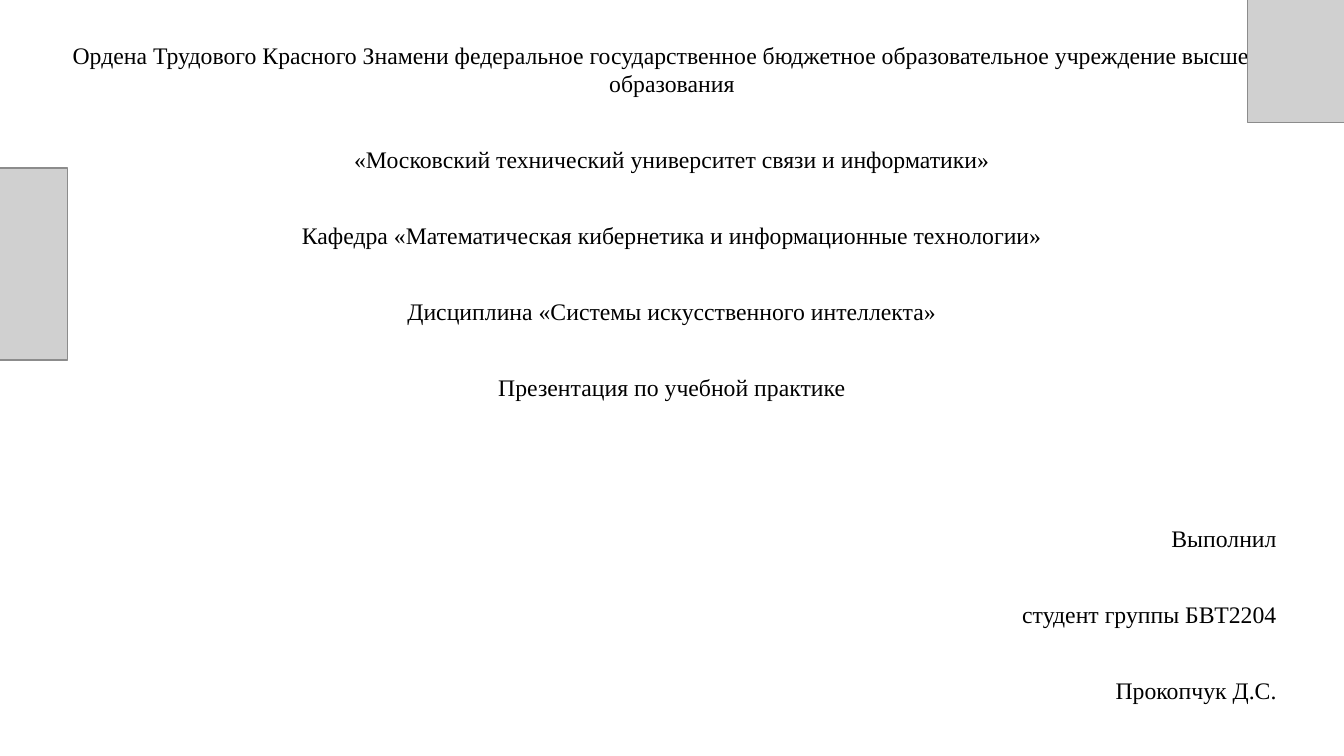
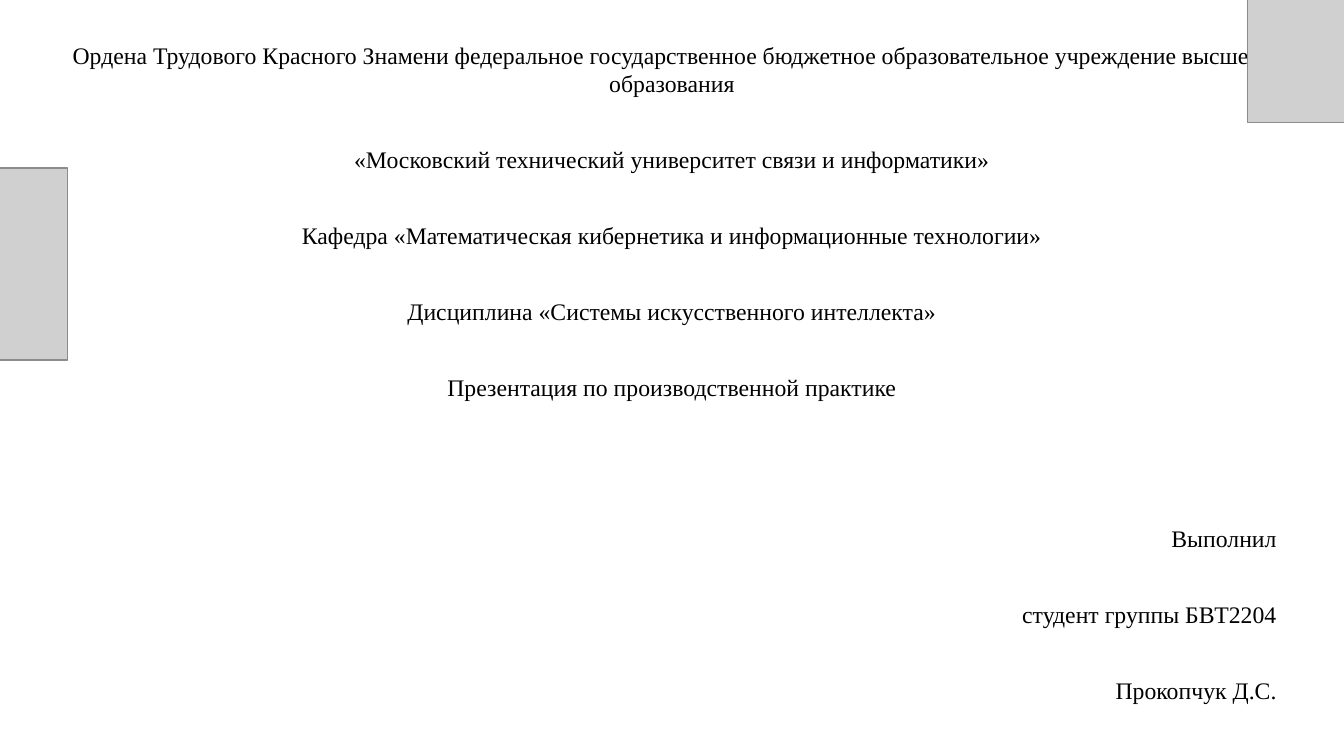
Before and after one commit to EarthMoonTransit/practice, a slide deck: slide 1 of Презентация СИИ Практика (1).pptx. Drawn at 1344x756 pixels with LibreOffice and Linux fonts; fonts in the diff are those of the drawing; grey boxes stand for pictures. Boxes give left, top, right and bottom in pixels: in the first picture for what was removed or moved away, otherwise in the second. Text is boxed around its words. In the diff, an @@ line names an element or a change of style, - is before the commit and + after.

```diff
--- a/Презентация СИИ Практика (1).pptx
+++ b/Презентация СИИ Практика (1).pptx
@@ text at (447,379,896,401): text changed @@
-Презентация по учебной практике
+Презентация по производственной практике
```
Also in this commit, not shown: 2 other files.
